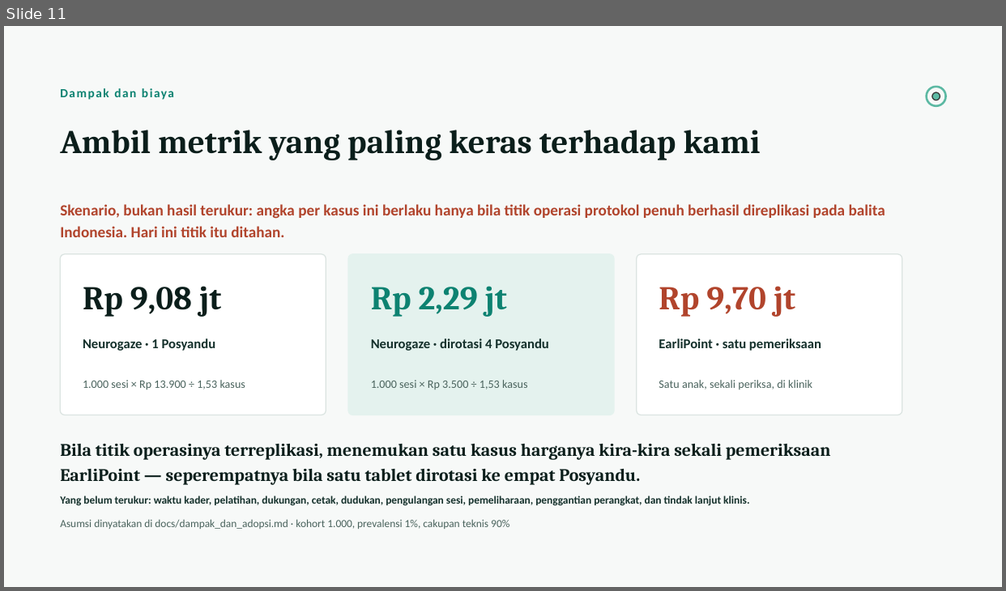
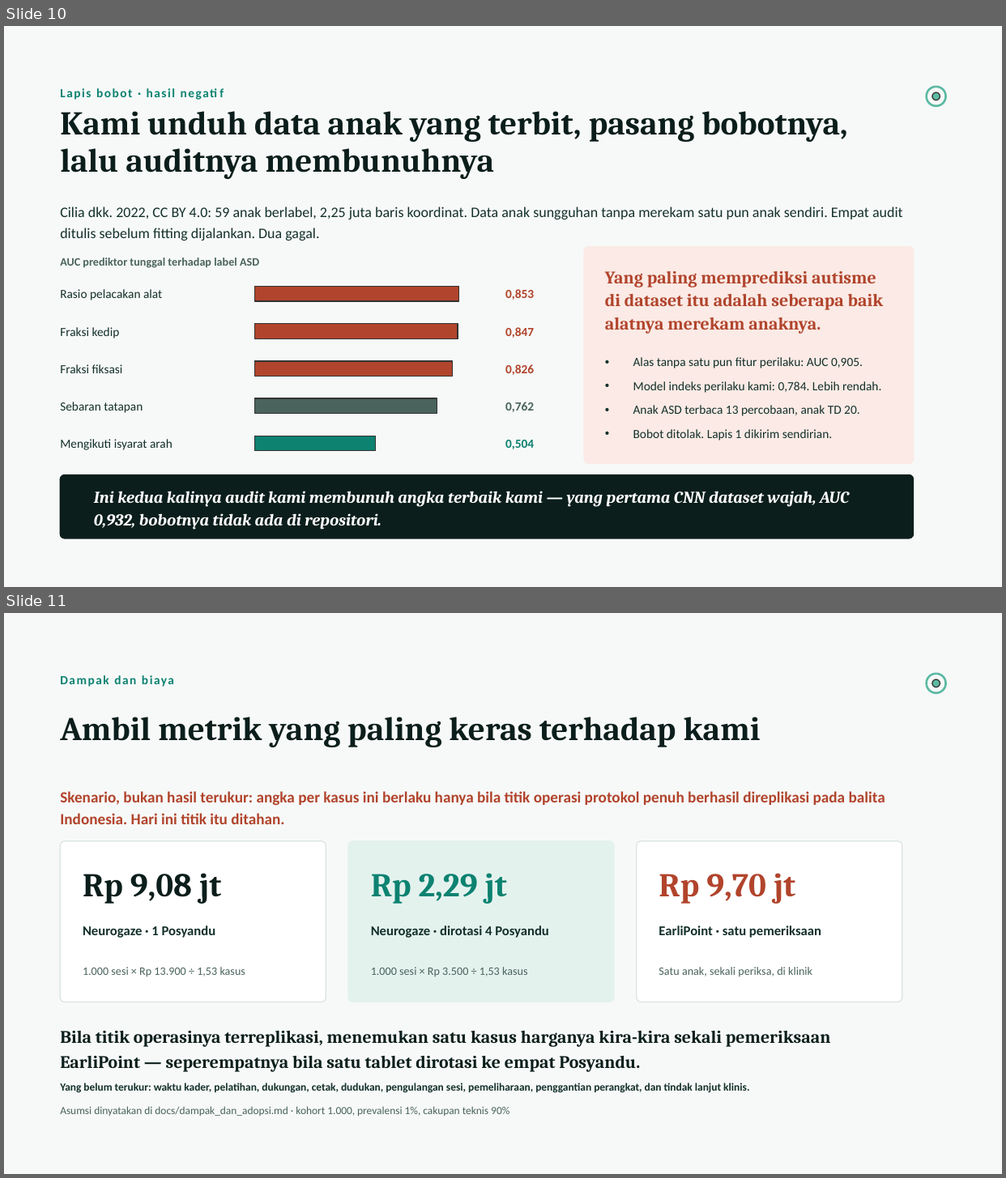
Before and after one commit to raphaeladikara/Dataton_Project_Rizzz, a slide deck: deck/Neurogaze-Pitch-Deck.pptx. Shown one above the other, each under a label of ours: slide 11 before the commit, slides 10 and 11 after it. The pictures are 1006x591 and 1006x1178 pixels, drawn with LibreOffice and Linux fonts; fonts in the diff are those of the drawing. Boxes give left, top, right and bottom in pixels: in the first picture for what was removed or moved away, otherwise in the second. Text is boxed around its words. In the diff, an @@ line names an element or a change of style, - is before the commit and + after.

Commit message:
feat: close the eight gaps the judge review opened
Layer 2 of the referral model ran on published child data and the audit
rejected it, which is the most useful thing that happened here. Cilia et al.
2022 (CC BY 4.0, 59 children, 2.25M rows) gives labelled children without
recording any ourselves. Indices are computed in behaviour space rather than
pixel space, four audits were written with their rejection criteria before the
fit ran, and two failed. The decisive one: a baseline carrying no behavioural
feature at all reaches OOF AUC 0.905 against the index model's 0.784, and
tracking ratio alone reaches 0.853 while cue following sits at 0.504. On that
dataset, how well the tracker held a child predicts the label better than what
the child looked at. Weights not promoted; the rejection is the result.

The OOD guard now demonstrates both directions. It accepts 544 of 547
source-domain vectors and 1 of 23 sessions on the shipped stimulus, and Python
reproduces all 23 browser verdicts from the stored feature values. The
source-domain rate is stated as a sanity check, since the reference is
calibrated at that cohort's 99.5th percentile.

Referral load is now expressed as multiples of the shipped operating point,
so the practitioner interview's "three times" question and the arms are in the
same unit. The 0.92-sensitivity arm is 38.3x.

The first practitioner interview is written up. It validated the problem, not
the instrument, moved no number, and found one thing we had missed: the report
named where to take the result without naming who accompanies the caregiver.
That section changed, and the caregiver layer now carries a plain-language
certainty statement. Attribution consent is not on record, so every surface
names the role only.

Stage changes: /perbandingan puts the discrimination proof on one screen from
the published evidence without recomputing it, and a presenter-facing mirror
fills the 67 silent seconds. The mirror is gated on isStageDemo alone and a
test holds that shut.

Also: the deck no longer calls 56 months an Indonesian figure or frames
deployment as a toddler-data collection mechanism, the readiness table on
/validation no longer overflows its card, docs/daftar_klaim.md is generated by
a script that fails when a pitch number stops matching its evidence file, and
the paper is recompiled with the new sections.

```diff
--- a/deck/Neurogaze-Pitch-Deck.pptx
+++ b/deck/Neurogaze-Pitch-Deck.pptx
@@ slide 10 added at (x1=4, y1=26, x2=1002, y2=587), background #F7F9F8 @@
@@ text added at (x1=147, y1=88, x2=176, y2=97), 12 pt, text #0D8271, bold @@
+Lapis bobot · hasil negatif
@@ ellipse added at (x1=927, y1=87, x2=946, y2=106), outline #5CB9A3 2 pt @@
@@ ellipse added at (x1=932, y1=92, x2=940, y2=100), fill #5CB9A3, outline #333333 1 pt @@
@@ text added at (x1=60, y1=111, x2=847, y2=179), 32 pt, text #0B1E1B, bold @@
+Kami unduh data anak yang terbit, pasang bobotnya, lalu auditnya membunuhnya
@@ text added at (x1=60, y1=207, x2=903, y2=241), 14 pt, text #14302B @@
+Cilia dkk. 2022, CC BY 4.0: 59 anak berlabel, 2,25 juta baris koordinat. Data anak sungguhan tanpa merekam satu pun anak sendiri. Empat audit ditulis sebelum fitting dijalankan. Dua gagal.
@@ text added at (x1=60, y1=258, x2=259, y2=268), 11 pt, text #4A635D, bold @@
+AUC prediktor tunggal terhadap label ASD
@@ rounded rectangle added at (x1=584, y1=247, x2=914, y2=464), fill #FBEAE5, outline #FBEAE5 1 pt @@
@@ text added at (x1=60, y1=289, x2=162, y2=301), 12 pt, text #14302B @@
+Rasio pelacakan alat
@@ rectangle added at (x1=255, y1=287, x2=459, y2=301), fill #B1442C, outline #333333 1 pt @@
@@ text added at (x1=505, y1=289, x2=534, y2=300), 12 pt, text #B1442C, bold @@
+0,853
@@ text added at (x1=605, y1=271, x2=883, y2=334), 17 pt, text #B1442C, bold @@
+Yang paling memprediksi autisme di dataset itu adalah seberapa baik alatnya merekam anaknya.
@@ text added at (x1=60, y1=327, x2=120, y2=339), 12 pt, text #14302B @@
+Fraksi kedip
@@ rectangle added at (x1=255, y1=324, x2=458, y2=339), fill #B1442C, outline #333333 1 pt @@
@@ text added at (x1=505, y1=327, x2=534, y2=338), 12 pt, text #B1442C, bold @@
+0,847
@@ text added at (x1=60, y1=365, x2=123, y2=373), 12 pt, text #14302B @@
+Fraksi fiksasi
@@ rectangle added at (x1=255, y1=361, x2=453, y2=377), fill #B1442C, outline #333333 1 pt @@
@@ text added at (x1=505, y1=365, x2=534, y2=375), 12 pt, text #B1442C, bold @@
+0,826
@@ text added at (x1=633, y1=357, x2=881, y2=441), 12 pt, text #14302B @@
+• Alas tanpa satu pun fitur perilaku: AUC 0,905.
+• Model indeks perilaku kami: 0,784. Lebih rendah.
+• Anak ASD terbaca 13 percobaan, anak TD 20.
+• Bobot ditolak. Lapis 1 dikirim sendirian.
@@ text added at (x1=60, y1=402, x2=143, y2=413), 12 pt, text #14302B @@
+Sebaran tatapan
@@ rectangle added at (x1=255, y1=399, x2=437, y2=414), fill #4A635D, outline #333333 1 pt @@
@@ text added at (x1=505, y1=402, x2=534, y2=412), 12 pt, text #4A635D, bold @@
+0,762
@@ rectangle added at (x1=255, y1=436, x2=375, y2=451), fill #0D8271, outline #333333 1 pt @@
@@ text added at (x1=60, y1=439, x2=172, y2=450), 12 pt, text #14302B @@
+Mengikuti isyarat arah
@@ text added at (x1=505, y1=440, x2=534, y2=450), 12 pt, text #0D8271, bold @@
+0,504
@@ rounded rectangle added at (x1=60, y1=476, x2=914, y2=539), fill #0B1E1B, outline #0B1E1B 1 pt @@
@@ text added at (x1=94, y1=491, x2=849, y2=530), 16 pt, text #FFFFFF, bold, italic @@
+Ini kedua kalinya audit kami membunuh angka terbaik kami — yang pertama CNN dataset wajah, AUC 0,932, bobotnya tidak ada di repositori.
```
Also in this commit, not shown: 5 slides changed, 1 slide removed, 34 other files.
